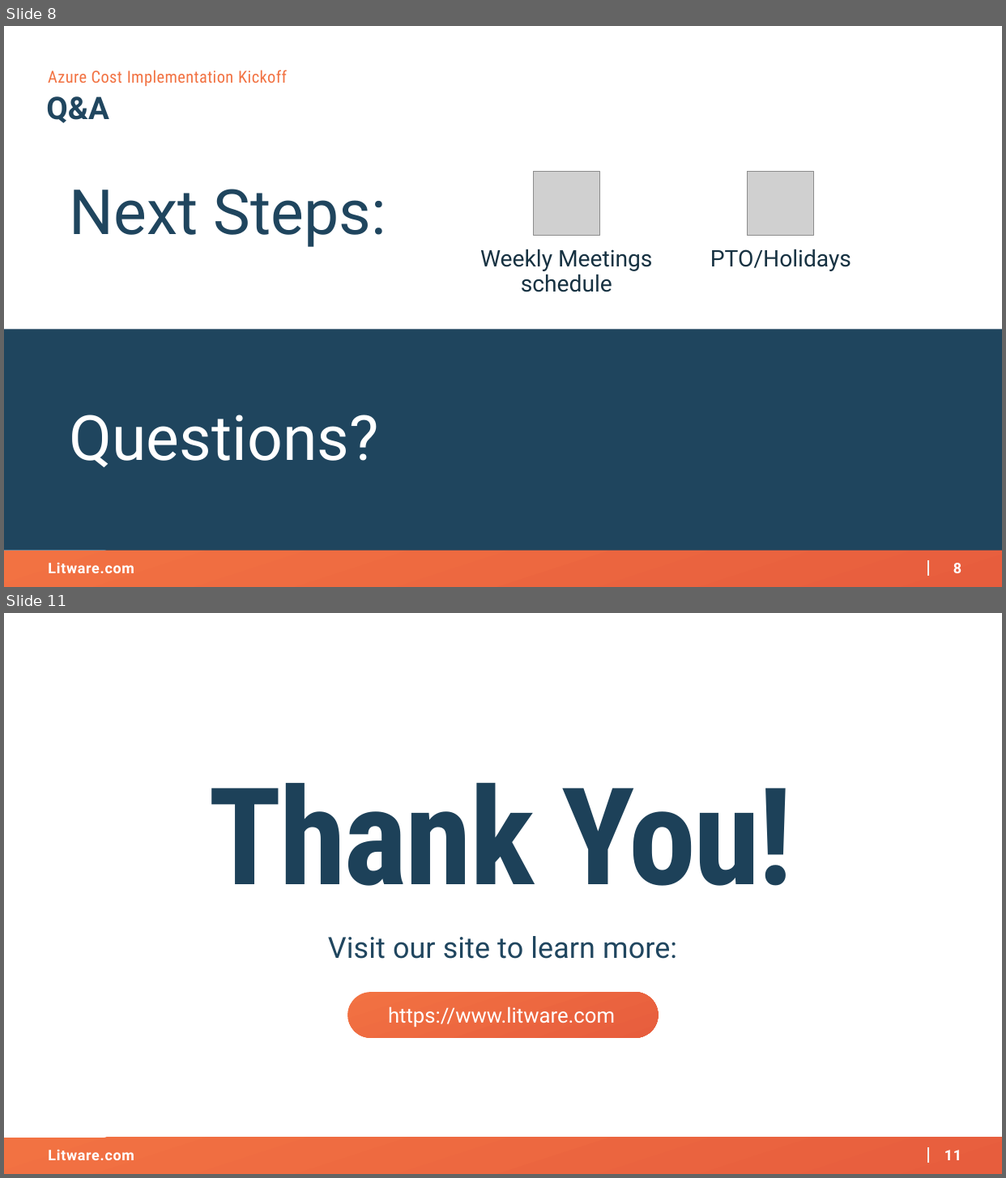
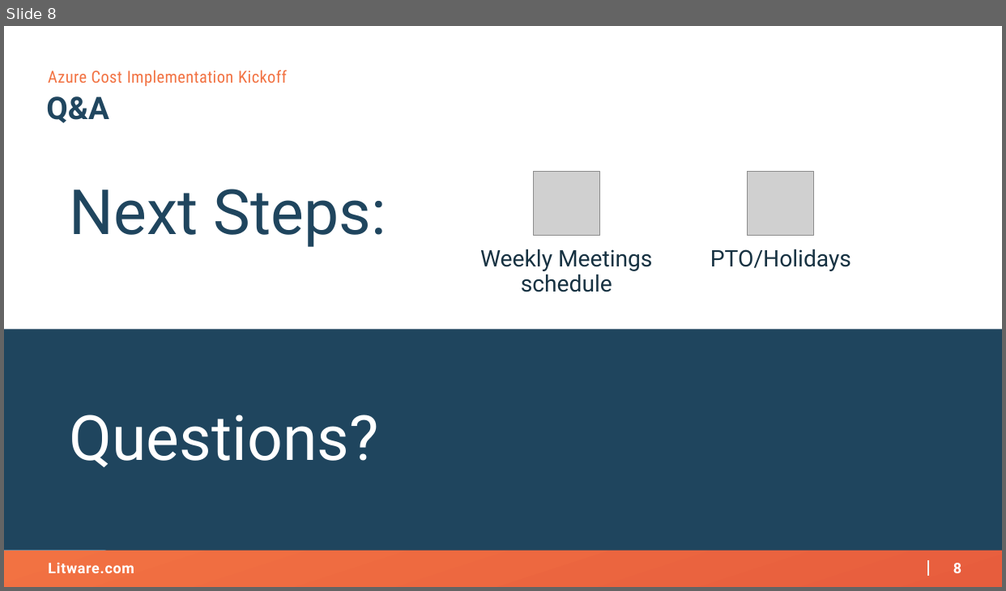
Before and after one commit to AKercha1/justtemporary, a slide deck: someproject/artifacts/kickoff-deck.pptx. Shown one above the other, each under a label of ours: slides 8 and 11 before the commit, slide 8 after it; the slides between them are not shown. The pictures are 1006x1178 and 1006x591 pixels, drawn with LibreOffice and Linux fonts; fonts in the diff are those of the drawing; grey boxes stand for pictures; background and template pictures are left out. Boxes give left, top, right and bottom in pixels: in the first picture for what was removed or moved away, otherwise in the second. Text is boxed around its words. In the diff, an @@ line names an element or a change of style, - is before the commit and + after.

```diff
--- a/someproject/artifacts/kickoff-deck.pptx
+++ b/someproject/artifacts/kickoff-deck.pptx
@@ slide 11 removed at (4,613,1002,1174), background #FFFFFF; not listed: 4 template elements that a slide beside it also shows @@
@@ text removed at (208,782,793,886) @@
-Thank You!
@@ text removed at (328,936,677,959) @@
-Visit our site to learn more:
@@ rounded rectangle removed at (347,993,658,1038) @@
@@ text removed at (388,1007,615,1028) @@
-https://www.litware.com
```
Also in this commit, not shown: 1 slide changed, 1 other slide removed.
